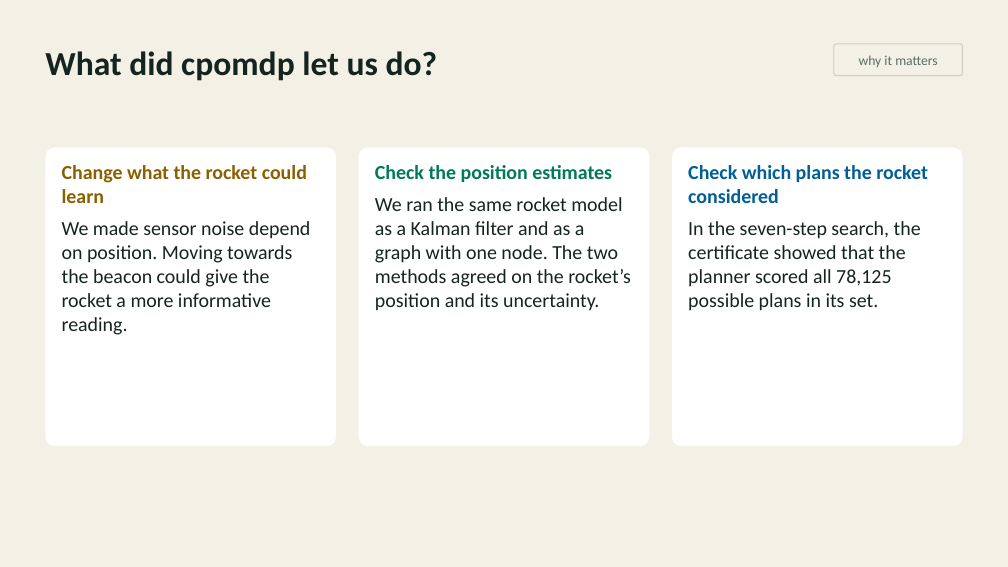
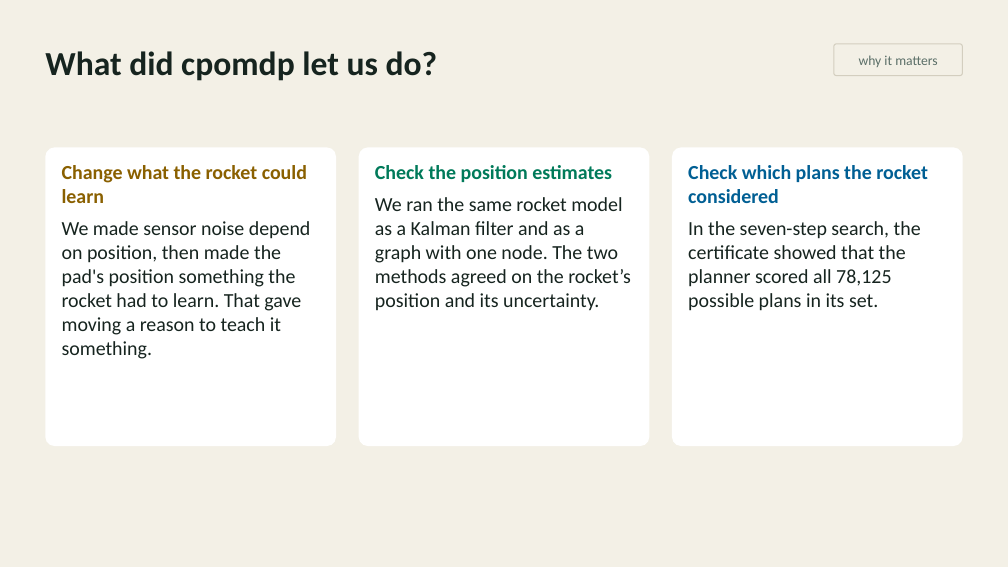
Before and after one commit to inferogenesis/cpomdp-workshop, a slide deck: slide 21 of deck/cpomdp_symposium_2026.pptx. Drawn at 1008x567 pixels with LibreOffice and Linux fonts; fonts in the diff are those of the drawing. Boxes give left, top, right and bottom in pixels: in the first picture for what was removed or moved away, otherwise in the second. Text is boxed around its words. In the diff, an @@ line names an element or a change of style, - is before the commit and + after.

```diff
--- a/deck/cpomdp_symposium_2026.pptx
+++ b/deck/cpomdp_symposium_2026.pptx
@@ text in rounded rectangle at box(62, 221, 311, 359): text changed @@
-We made sensor noise depend on position. Moving towards the beacon could give the rocket a more informative reading.
+We made sensor noise depend on position, then made the pad's position something the rocket had to learn. That gave moving a reason to teach it something.
```
Also in this commit, not shown: 5 other slides changed, 3 other files.
